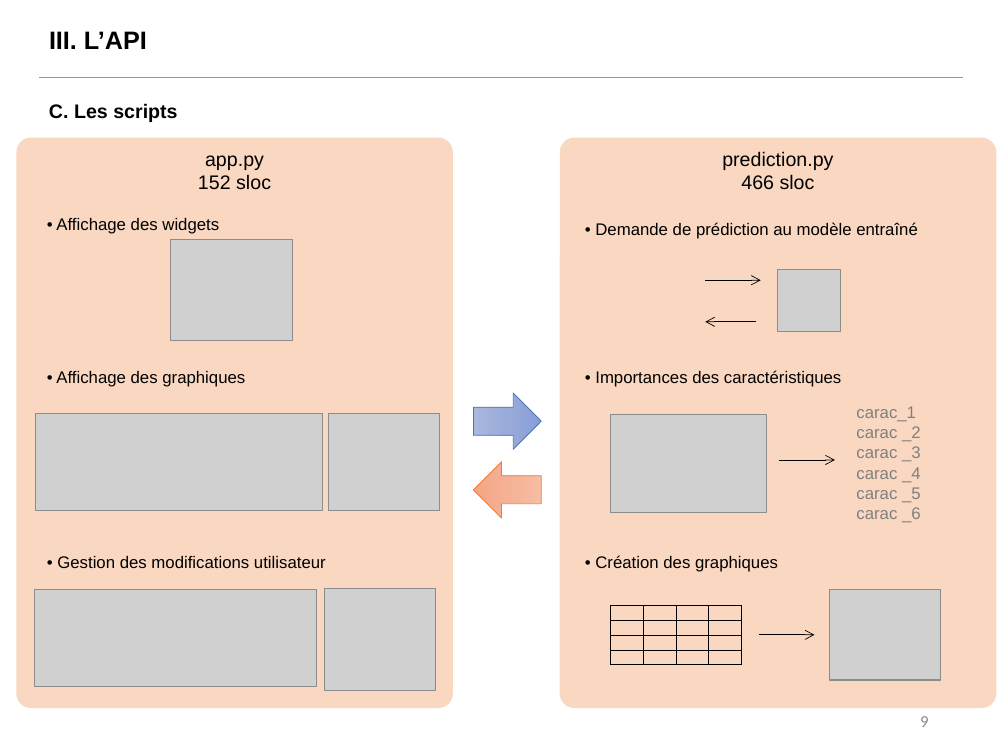
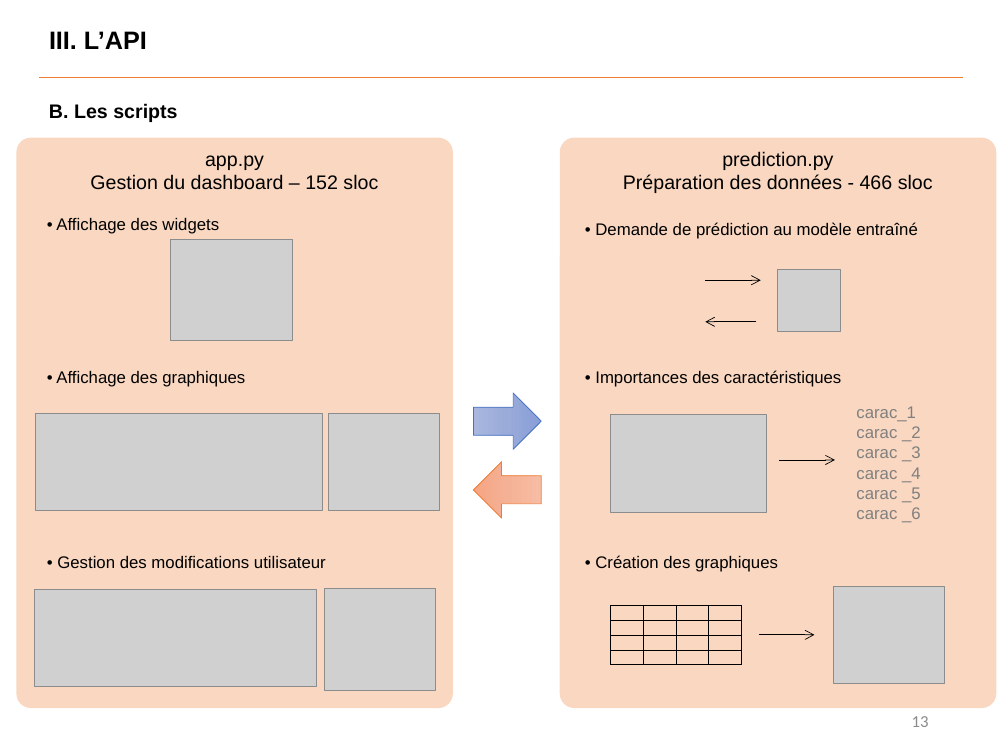
Before and after one commit to Benoit-78/P7_credit_loan_scoring_model, a slide deck: slide 13 of soutenance/P7_soutenance.pptx (slide 9 before the commit). Drawn at 1008x756 pixels with LibreOffice and Linux fonts; fonts in the diff are those of the drawing; grey boxes stand for pictures. Boxes give left, top, right and bottom in pixels: in the first picture for what was removed or moved away, otherwise in the second. Text is boxed around its words. In the diff, an @@ line names an element or a change of style, - is before the commit and + after.

```diff
--- a/soutenance/P7_soutenance.pptx
+++ b/soutenance/P7_soutenance.pptx
@@ text at [49, 103, 177, 122]: text changed @@
-C. Les scripts
+B. Les scripts
@@ text in rounded rectangle at [90, 174, 378, 190]: text changed @@
-152 sloc
+Gestion du dashboard – 152 sloc
@@ text in rounded rectangle at [623, 174, 933, 193]: text changed @@
-466 sloc
+Préparation des données - 466 sloc
@@ picture: place and size @@
-picture at [830, 590, 940, 680]
+picture at [834, 586, 944, 683]
@@ page number at [912, 716, 929, 727]: text changed @@
-9
+13
```
Also in this commit, not shown: 14 other slides changed, 7 slides added, 3 slides removed, 4 other files.
